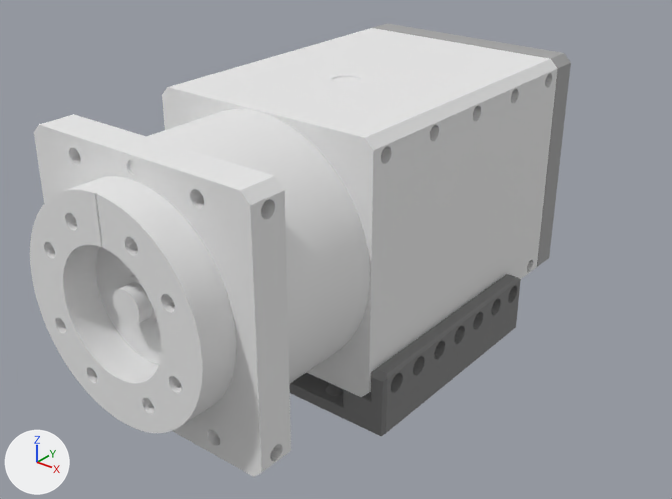
Before and after pictures for a commit that changed the COLLADA model manipulator_description/meshes/JeRoTIMON/id_5.dae.
Both versions are drawn from a 50 mm camera at (0.0911, -0.1167, 0.0892) aimed at (0.0026, -0.0061, 0.0205). The axes (+X, +Y, +Z) are drawn at lower left. The lights are the same throughout.

The scene before the commit, as lines of its bpy script (objects in view):
```python
mat_id11 = principled_material('ID11')
mat_id11.base_color = (0.376, 0.376, 0.376)  # grey #a5a5a5
mat_id11.roughness = 0.9
me_frp42_a110 = bpy.data.meshes.new('FRP42_A110')
me_frp42_a110.from_pydata(...)  # 3542 vertices, 7244 faces; spans x -0.024..0.024, y -0.003..0.0085, z -0.021..0.021
me_frp42_a110.materials.append(mat_id29)  # grey #7f7f7f
me_h42_20_s300_r = bpy.data.meshes.new('H42-20-S300-R')
me_h42_20_s300_r.from_pydata(...)  # 4560 vertices, 9132 faces; spans x -0.021..0.021, y -0.021..0.021, z -0.084..0.0
me_h42_20_s300_r.materials.append(mat_id20)  # white #e9e9e9
me_h42_idler = bpy.data.meshes.new('H42-IDLER')
me_h42_idler.from_pydata(...)  # 2576 vertices, 5200 faces; spans x -0.021..0.021, y -0.021..0.021, z -0.003..0.003
me_h42_idler.materials.append(mat_id11)  # grey #a5a5a5
ob_frp42_a110 = bpy.data.objects.new('FRP42_A110', me_frp42_a110)
ob_frp42_a110.parent = ob_id_5
ob_frp42_a110.location = (0.0, 0.0, 0.003)
ob_frp42_a110.rotation_euler = (1.571, 0.0, 0.0)  # degrees (90, 0, 0)
ob_h42_20_s300_r = bpy.data.objects.new('H42-20-S300-R', me_h42_20_s300_r)
ob_h42_20_s300_r.parent = ob_id_5
ob_h42_20_s300_r.location = (0.0, -0.051, 0.027)
ob_h42_20_s300_r.rotation_euler = (1.571, 0.0, 0.0)  # degrees (90, 0, 0)
ob_h42_idler = bpy.data.objects.new('H42-IDLER', me_h42_idler)
ob_h42_idler.parent = ob_id_5
ob_h42_idler.location = (0.0, 0.036, 0.027)
ob_h42_idler.rotation_euler = (-1.571, -1.571, 0.0)  # degrees (-90, -90, 0)
```
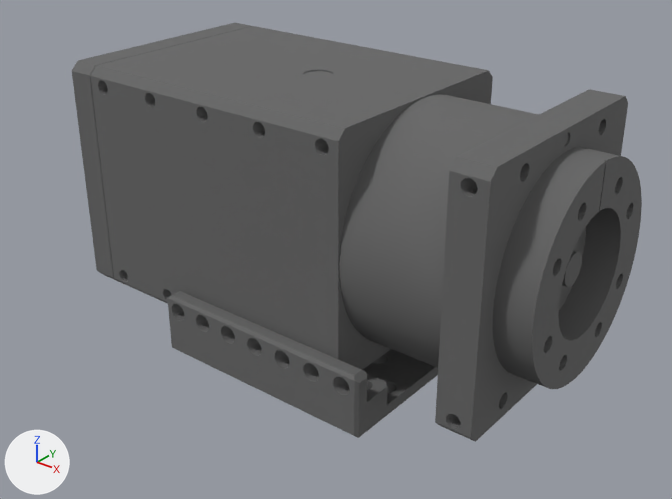
Patch to the scene script:
```diff
--- a/manipulator_description/meshes/JeRoTIMON/id_5.dae.py
+++ b/manipulator_description/meshes/JeRoTIMON/id_5.dae.py
@@ mat_id11 @@
 mat_id11 = principled_material('ID11')
-mat_id11.base_color = (0.376, 0.376, 0.376)  # grey #a5a5a5
+mat_id11.base_color = (0.133, 0.133, 0.133)  # dark grey #666666
 mat_id11.roughness = 0.9
@@ me_h42_20_s300_r @@
 me_h42_20_s300_r.from_pydata(...)  # 4560 vertices, 9132 faces; spans x -0.021..0.021, y -0.021..0.021, z -0.084..0.0
-me_h42_20_s300_r.materials.append(mat_id20)  # white #e9e9e9
+me_h42_20_s300_r.materials.append(mat_id11)  # dark grey #666666
@@ ob_h42_idler @@
 ob_h42_idler.parent = ob_id_5
-ob_h42_idler.location = (0.0, 0.036, 0.027)
-ob_h42_idler.rotation_euler = (-1.571, -1.571, 0.0)  # degrees (-90, -90, 0)
+ob_h42_idler.location = (-0.042, 0.0, 0.027)
+ob_h42_idler.rotation_euler = (0.0, -1.571, 0.0)  # degrees (0, -90, 0)
@@ ob_h42_20_s300_r @@
 ob_h42_20_s300_r.parent = ob_id_5
-ob_h42_20_s300_r.location = (0.0, -0.051, 0.027)
-ob_h42_20_s300_r.rotation_euler = (1.571, 0.0, 0.0)  # degrees (90, 0, 0)
+ob_h42_20_s300_r.location = (0.045, 0.0, 0.027)
+ob_h42_20_s300_r.rotation_euler = (1.571, 0.0, 1.571)  # degrees (90, 0, 90)
@@ ob_frp42_a110 @@
 ob_frp42_a110.location = (0.0, 0.0, 0.003)
-ob_frp42_a110.rotation_euler = (1.571, 0.0, 0.0)  # degrees (90, 0, 0)
+ob_frp42_a110.rotation_euler = (1.571, 0.0, 1.571)  # degrees (90, 0, 90)
```

Pixel boxes [x1, y1, x2, y2] of what changed, in the pictures (672 x 499 px):
'H42-20-S300-R', recoloured, moved, turned (white to grey): before [30, 28, 558, 477]; after [91, 26, 642, 442]
'FRP42_A110', turned: before [290, 274, 521, 436]; after [168, 291, 438, 438]
'H42-IDLER', recoloured, moved, turned: before [373, 23, 571, 267]; after [72, 23, 252, 282]
